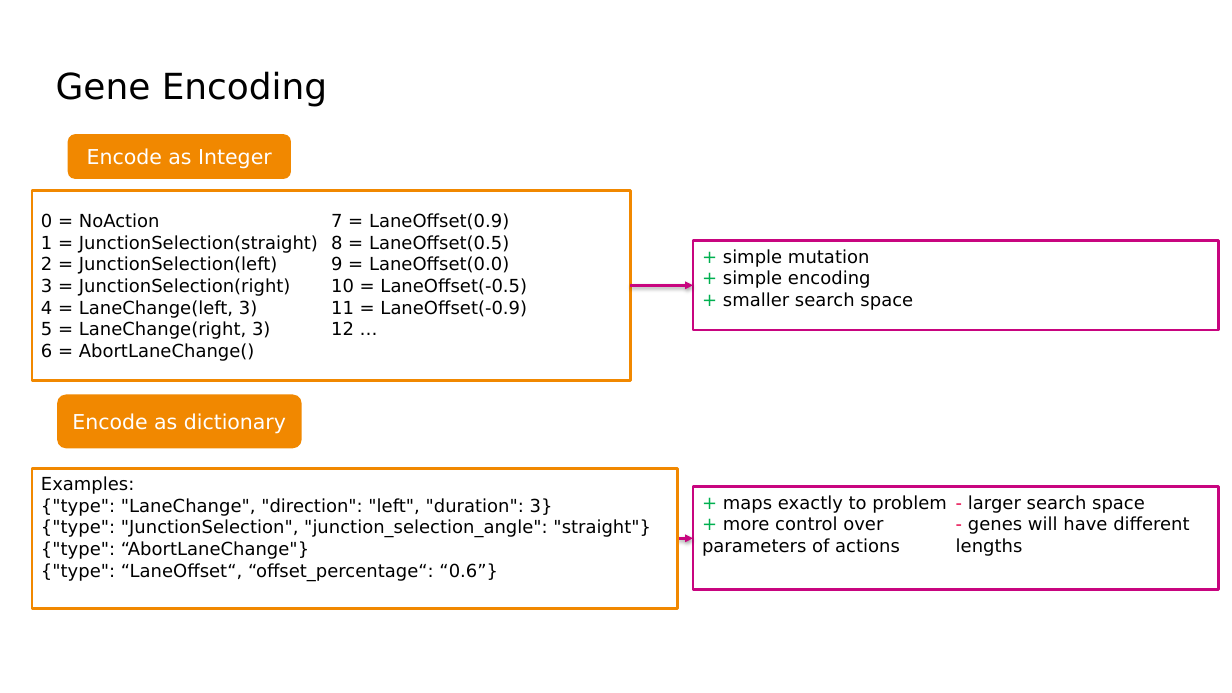
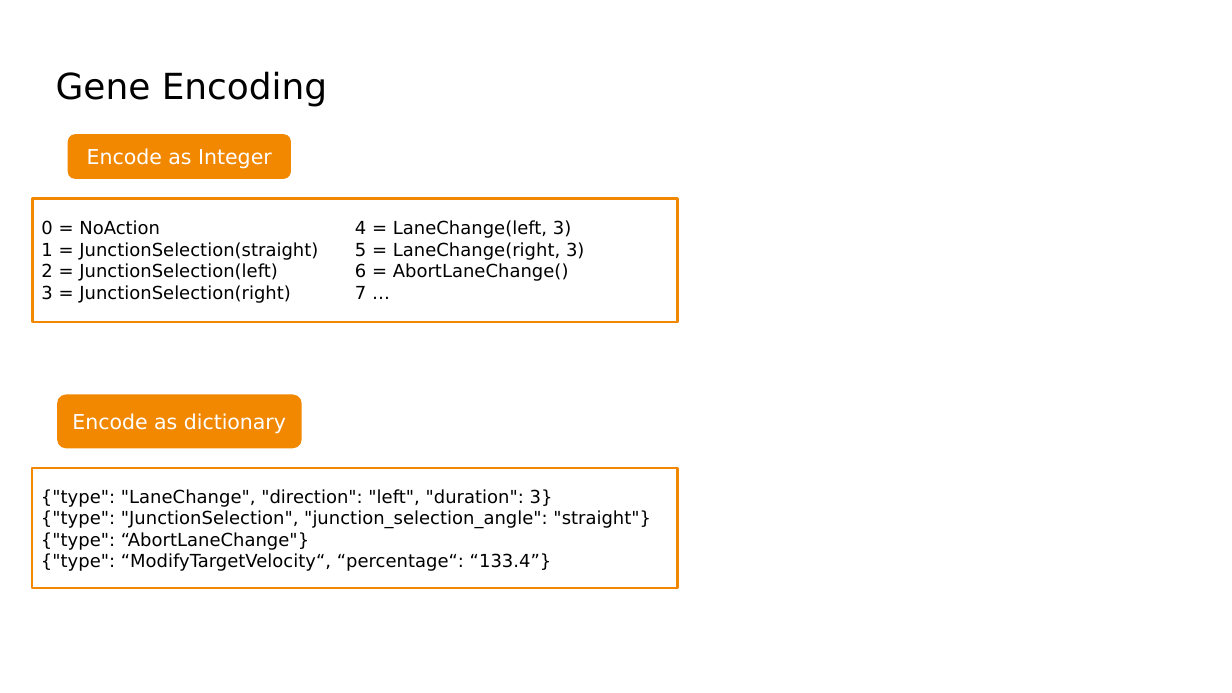
Before and after one commit to Deniero/MastersThesis, a slide deck: slide 4 of figures/encodings.pptx. Drawn at 1232x693 pixels with LibreOffice and Linux fonts; fonts in the diff are those of the drawing; background and template pictures are left out. Boxes give left, top, right and bottom in pixels: in the first picture for what was removed or moved away, otherwise in the second. Text is boxed around its words. In the diff, an @@ line names an element or a change of style, - is before the commit and + after.

```diff
--- a/figures/encodings.pptx
+++ b/figures/encodings.pptx
@@ rectangle "0 = NoAction": place and size @@
-rectangle "0 = NoAction" at <box>31,190,630,380</box>
+rectangle "0 = NoAction" at <box>32,199,677,323</box>
@@ rectangle "0 = NoAction" at <box>32,199,677,323</box>: vertical alignment middle to top @@
@@ rectangle removed at <box>693,241,1219,330</box> @@
-+ simple mutation
-+ simple encoding
-+ smaller search space
@@ text in rectangle at <box>355,286,366,299</box>: text changed @@
-7 = LaneOffset(0.9)
-8 = LaneOffset(0.5)
-9 = LaneOffset(0.0)
-10 = LaneOffset(-0.5)
-11 = LaneOffset(-0.9)
-12 …
+7 …
@@ arrow removed from (630, 286) to (693, 286) @@
@@ rectangle "{"type": "LaneChange", "direction": "left", "duration": ...": place and size @@
-rectangle "{"type": "LaneChange", "direction": "left", "duration": ..." at <box>31,469,677,609</box>
+rectangle "{"type": "LaneChange", "direction": "left", "duration": ..." at <box>31,469,677,589</box>
@@ rectangle "{"type": "LaneChange", "direction": "left", "duration": ..." at <box>31,469,677,589</box>: vertical alignment top to middle @@
@@ text in rectangle at <box>41,476,134,494</box>: paragraph removed @@
-Examples:
@@ rectangle removed at <box>693,487,1219,590</box> @@
-+ maps exactly to problem
-+ more control over parameters of actions
-- larger search space
-- genes will have different lengths
@@ arrow removed from (677, 539) to (693, 539) @@
@@ text in rectangle at <box>41,553,552,571</box>: text changed @@
-{"type": “LaneOffset“, “offset_percentage“: “0.6”}
+{"type": “ModifyTargetVelocity“, “percentage“: “133.4”}
```
Also in this commit, not shown: 11 other files.
